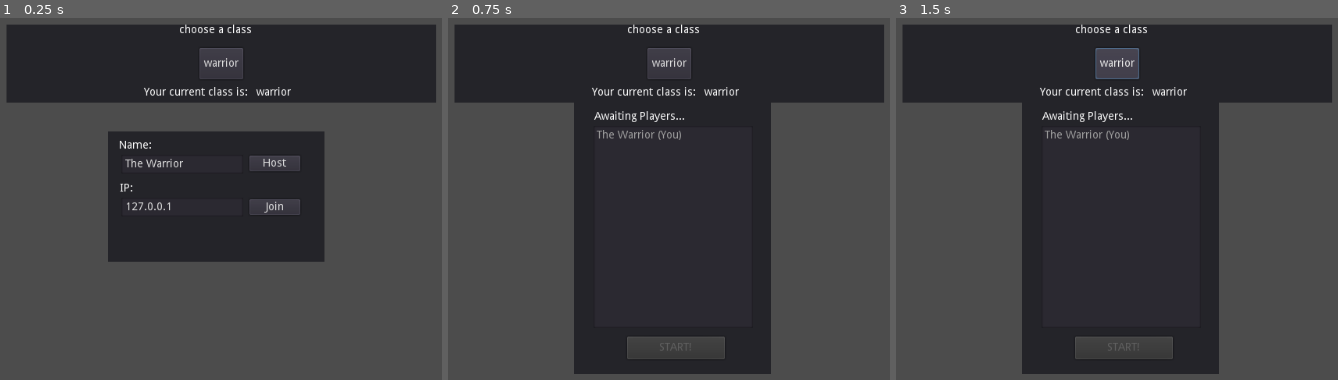
Above: before the commit, frames 1-3 (left to right).
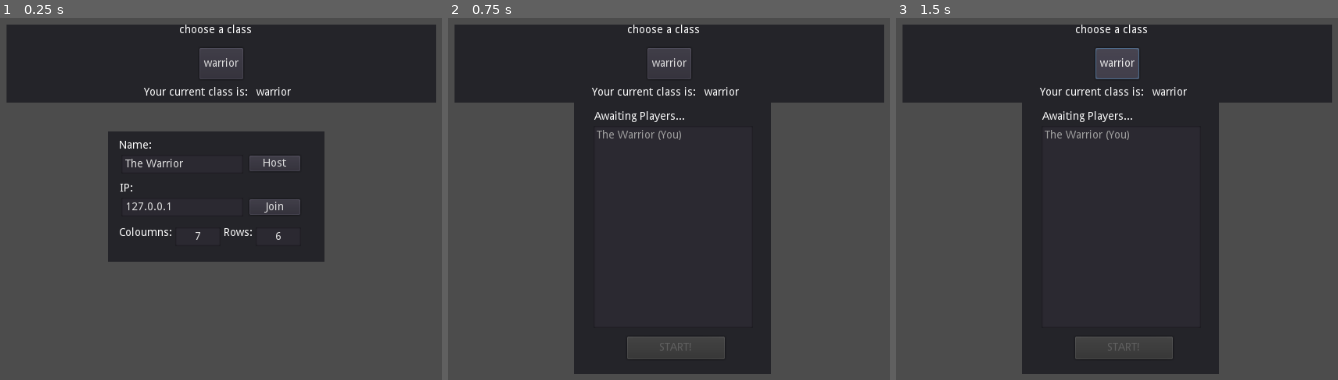
Above: after the commit, the same moments.

Repository: kybek/disconnect
Game: Godot game, scene res://src/lobby.tscn
Same seed, same stepped clock (60 frames per second), same inputs: the game is played once before the commit and once after it. The engine's default icon, where the game draws it, is replaced by a stand-in: a white triangle on a blue panel in a dark square.
Inputs:
- Up to frame 1 (0.25 s): no input
- Up to frame 2 (0.75 s): click "Host" at 0.5 s
- Up to frame 3 (1.5 s): click "warrior" at 1.25 s

The runs differ from the first frame. In frame 1, 0.3% of the frame differs, in the area x 26-64%, y 57-62%; in frame 2, nothing differs; in frame 3, nothing differs.

Commit message:
Visual improvements, option to change row/column number

Diff:
--- a/src/board.gd
+++ b/src/board.gd
@@ -1,9 +1,9 @@
 extends Node2D
 
-export var cols : int = 15
+export var cols : int = 16
 export var rows : int = 9
 
-var stones : Dictionary
+var stones := {}
 
 signal increase_score(who)
 
@@ -63,6 +63,8 @@
 func move(col : int, by_who : String, id : int, color : Color) -> bool:
 	print(col, by_who, color)
 	print("TRYING TO MAKE A MOVE")
+	assert(stones != {})
+
 	var row = last_empty_row(col)
 
 	if row == -1:
@@ -90,10 +92,27 @@
 func _input(event):
 	if event is InputEventMouse:
 		var col = floor(get_global_mouse_position().x / 64.0)
-		get_node("../background/highlight").rect_position = Vector2(col * 64.0, 0.0)
+
+		if col < cols:
+			get_node("../background/highlight").rect_position = Vector2(col * 64.0, 0.0)
 
 
-func _ready():
+func make_board(rows : int, cols : int):
+	assert(rows > 0 and rows <= 9)
+	assert(cols > 0 and cols <= 16)
+
+	self.rows = rows
+	self.cols = cols
+
+	for row in stones.keys():
+		for col in stones[row].keys():
+			var stone = stones[row][col]
+
+			if stone != null:
+				remove_child(stone)
+
+	stones = {}
+
 	for row in range(0, rows):
 		if not stones.has(row):
 			stones[row] = {}
@@ -103,3 +122,8 @@
 
 	get_node("../background").rect_size = Vector2(cols * 64.0, rows * 64.0)
 	get_node("../background/highlight").rect_size = Vector2(64.0, rows * 64.0)
+
+
+func _ready():
+#	make_board(9, 16)
+	pass
--- a/src/gamestate.gd
+++ b/src/gamestate.gd
@@ -67,12 +67,14 @@
 	players.erase(id)
 	emit_signal("player_list_changed")
 
-remote func pre_start_game(spawn_points : Dictionary):
+remote func pre_start_game(spawn_points : Dictionary, rows : int, cols : int):
 	# Change scene
 	var world = load("res://src/world.tscn").instance()
 	get_tree().get_root().add_child(world)
+	get_tree().get_root().get_node("lobby").hide()
+	world.get_node("board").make_board(rows, cols)
 
-	get_tree().get_root().get_node("lobby").hide()
+#	get_tree().get_root().set_size(Vector2(cols * 64.0, rows * 64.0))
 
 	var player_scene = load("res://src/player.tscn")
 
@@ -129,7 +131,7 @@
 			rpc_id(p, "post_start_game")
 		post_start_game()
 
-func host_game(new_player_name):
+func host_game(new_player_name : String):
 	player_name = new_player_name
 	var host = NetworkedMultiplayerENet.new()
 	host.create_server(DEFAULT_PORT, MAX_PEERS)
@@ -147,7 +149,7 @@
 func get_player_name():
 	return player_name
 
-func begin_game():
+func begin_game(rows : int, cols : int):
 	assert(get_tree().is_network_server())
 
 	# Create a dictionary with peer id and respective spawn points, could be improved by randomizing
@@ -159,9 +161,9 @@
 		spawn_point_idx += 1
 	# Call to pre-start game with the spawn points
 	for p in players:
-		rpc_id(p, "pre_start_game", spawn_points)
+		rpc_id(p, "pre_start_game", spawn_points, rows, cols)
 
-	pre_start_game(spawn_points)
+	pre_start_game(spawn_points, rows, cols)
 
 func end_game():
 	if has_node("/root/world"): # Game is in progress
--- a/src/lobby.gd
+++ b/src/lobby.gd
@@ -79,7 +79,7 @@
 
 
 func _on_start_pressed():
-	gamestate.begin_game()
+	gamestate.begin_game(int(get_node("connect/board_sizes/rows").text), int(get_node("connect/board_sizes/cols").text))
 
 
 func _on_warrior_pressed():
--- a/src/lobby.tscn
+++ b/src/lobby.tscn
@@ -116,8 +116,43 @@
 custom_colors/font_color = Color( 0.820312, 0.291595, 0.291595, 1 )
 align = 1
 
+[node name="board_sizes" type="HBoxContainer" parent="connect"]
+margin_left = 14.0
+margin_top = 123.0
+margin_right = 40.0
+margin_bottom = 40.0
+
+[node name="col_label" type="Label" parent="connect/board_sizes"]
+margin_right = 68.0
+margin_bottom = 14.0
+size_flags_horizontal = 2
+size_flags_vertical = 0
+text = "Coloumns:"
+
+[node name="cols" type="LineEdit" parent="connect/board_sizes"]
+margin_left = 72.0
+margin_right = 130.0
+margin_bottom = 24.0
+text = "7"
+align = 1
+
+[node name="row_label" type="Label" parent="connect/board_sizes"]
+margin_left = 134.0
+margin_right = 171.0
+margin_bottom = 14.0
+size_flags_horizontal = 2
+size_flags_vertical = 0
+text = "Rows:"
+
+[node name="rows" type="LineEdit" parent="connect/board_sizes"]
+margin_left = 175.0
+margin_right = 233.0
+margin_bottom = 24.0
+text = "6"
+align = 1
+
 [node name="error" type="AcceptDialog" parent="."]
-margin_right = 55.0
+margin_right = 83.0
 margin_bottom = 58.0
 size_flags_horizontal = 2
 size_flags_vertical = 2
--- a/src/world.tscn
+++ b/src/world.tscn
@@ -1,11 +1,12 @@
-[gd_scene load_steps=6 format=2]
+[gd_scene load_steps=7 format=2]
 
-[ext_resource path="res://icon.png" type="Texture" id=1]
+[ext_resource path="res://assets/grass_tile.png" type="Texture" id=1]
 [ext_resource path="res://src/highlight.shader" type="Shader" id=2]
-[ext_resource path="res://src/board.tscn" type="PackedScene" id=3]
-[ext_resource path="res://src/score.gd" type="Script" id=4]
+[ext_resource path="res://icon.png" type="Texture" id=3]
+[ext_resource path="res://src/board.tscn" type="PackedScene" id=4]
+[ext_resource path="res://src/score.gd" type="Script" id=5]
 
-[sub_resource type="ShaderMaterial" id=2]
+[sub_resource type="ShaderMaterial" id=1]
 shader = ExtResource( 2 )
 
 [node name="world" type="Node2D"]
Binary file removed: assets/ballguy.png
Not shown, removed: assets/ballguy.png.import
Binary file added: assets/grass_tile.png
Not shown, changed: assets/grass_tile.png.import
Binary file removed: assets/rock_bit.png
Not shown, removed: assets/rock_bit.png.import
Binary file removed: assets/tunnel_road.jpg
Not shown: 2 places in src/world.tscn that only renumber resources
